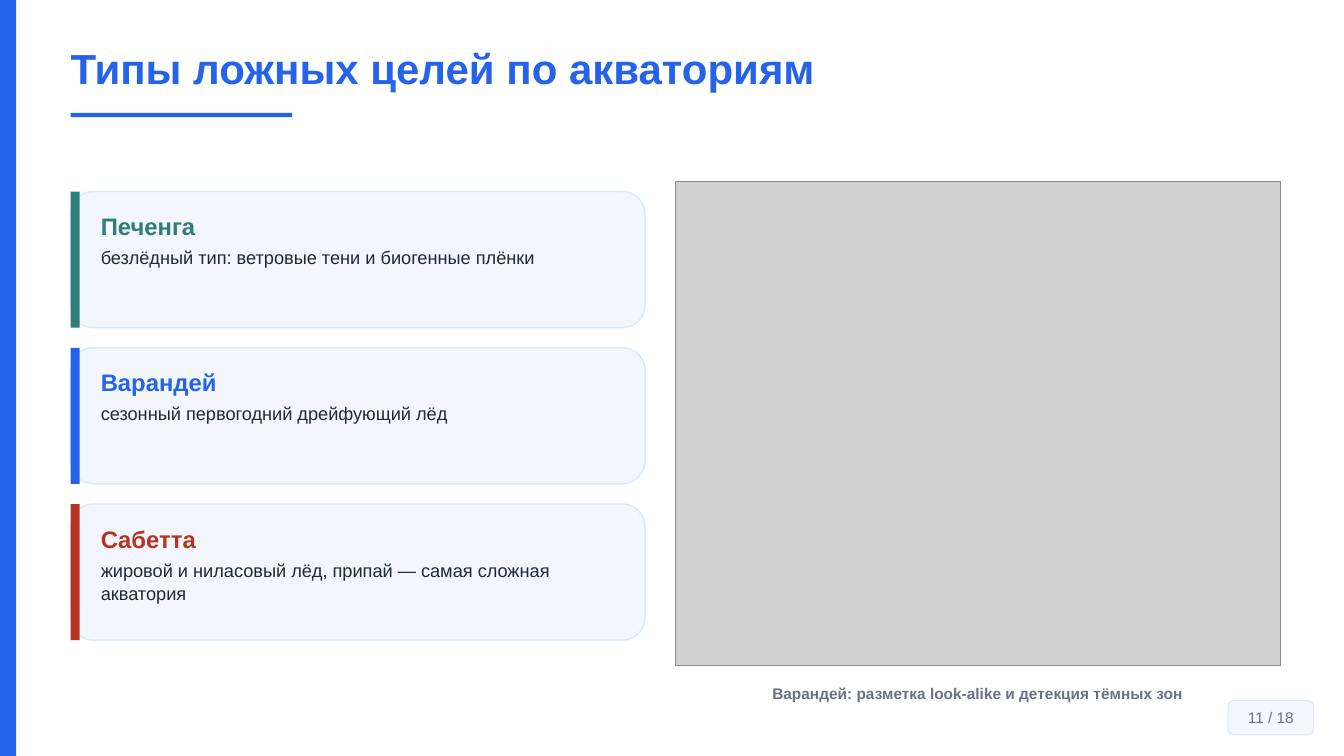
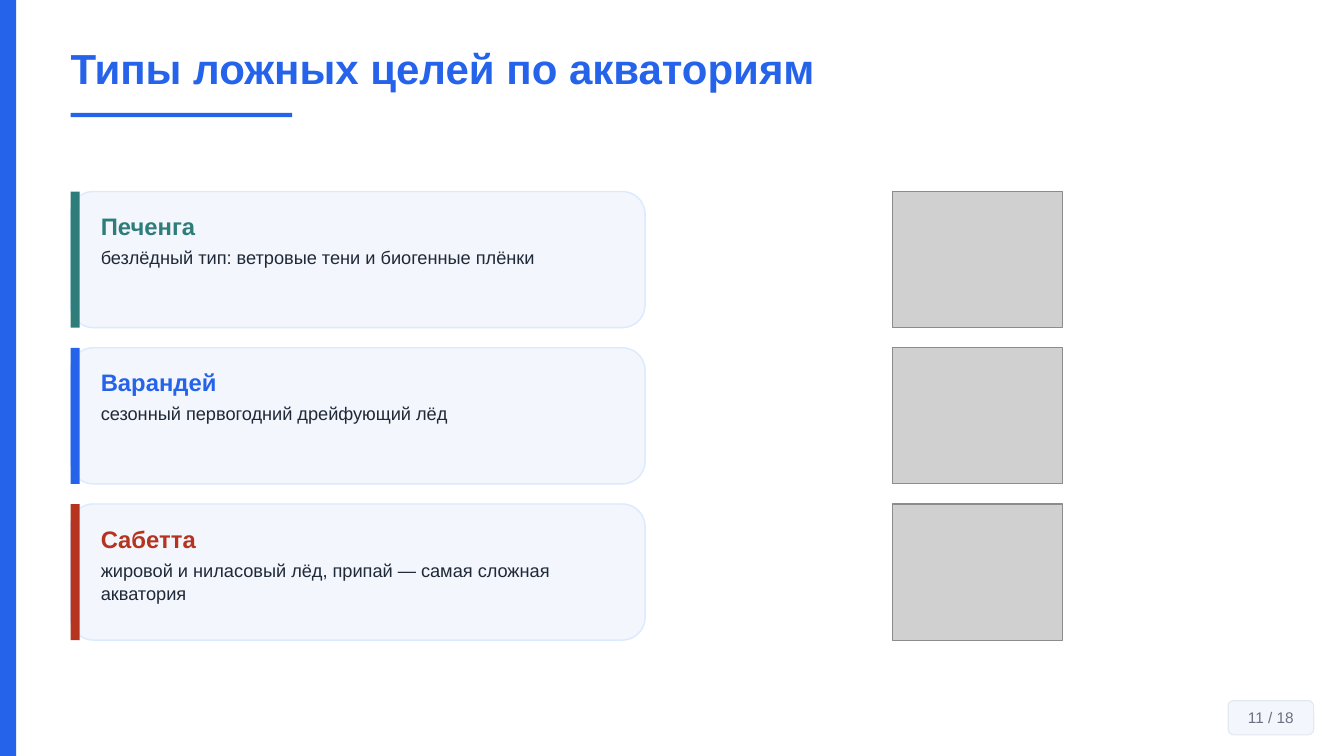
Before and after one commit to Confucius-hub/spbu_db_hw, a slide deck: slide 11 of thesis/vkr_final/Презентация_Финал_Байханов_2026.pptx. Drawn at 1344x756 pixels with LibreOffice and Linux fonts; fonts in the diff are those of the drawing; grey boxes stand for pictures. Boxes give left, top, right and bottom in pixels: in the first picture for what was removed or moved away, otherwise in the second. Text is boxed around its words. In the diff, an @@ line names an element or a change of style, - is before the commit and + after.

```diff
--- a/thesis/vkr_final/Презентация_Финал_Байханов_2026.pptx
+++ b/thesis/vkr_final/Презентация_Финал_Байханов_2026.pptx
@@ picture added at box(893, 192, 1064, 328) @@
@@ picture: place and size @@
-picture at box(676, 181, 1280, 665)
+picture at box(893, 348, 1064, 484)
@@ picture added at box(893, 504, 1064, 640) @@
@@ text removed at box(772, 687, 1182, 702) @@
-Варандей: разметка look-alike и детекция тёмных зон
```
Also in this commit, not shown: 1 other file.
